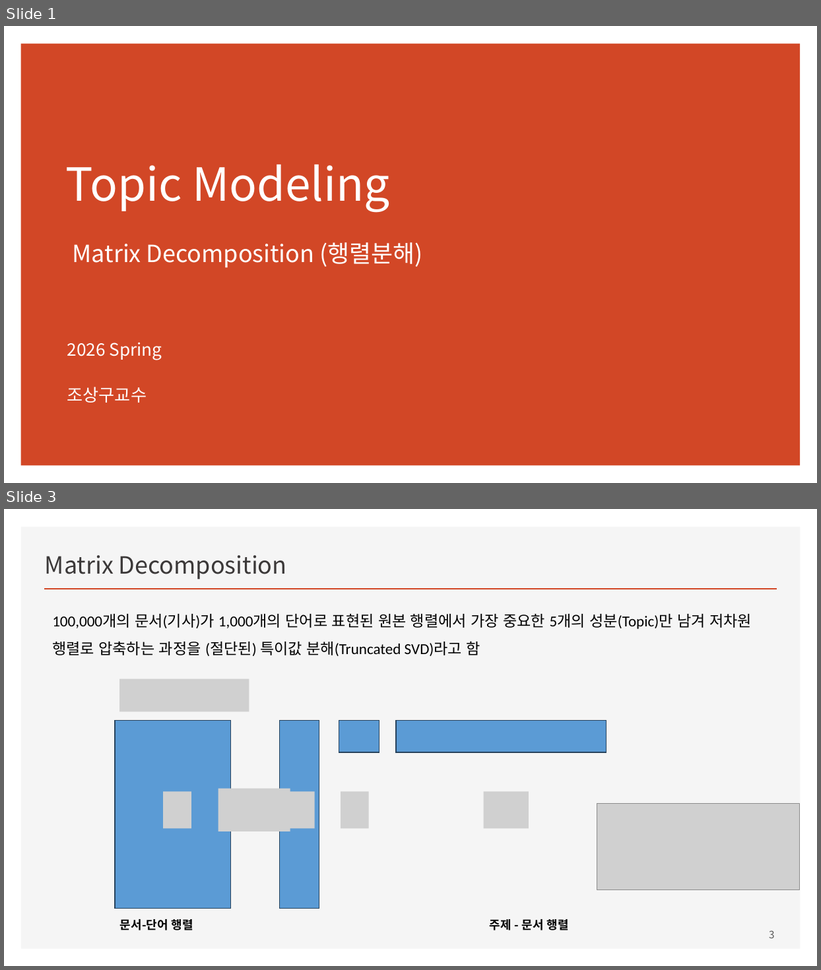
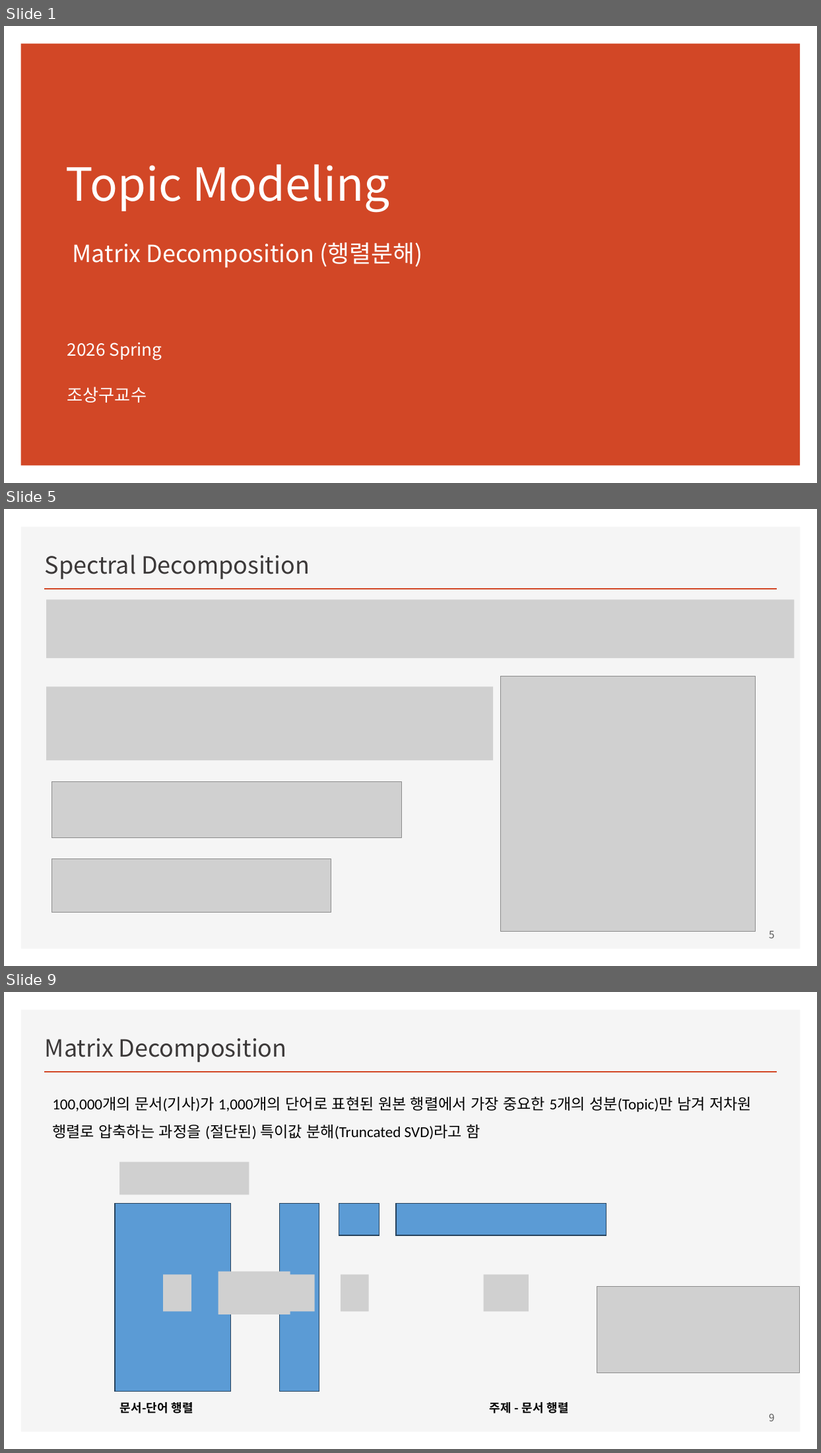
Before and after one commit to ancestor9/mathematics-for-machine-learning, a slide deck: Linear_Algebra/w9_Topic Modeling.pptx. Shown one above the other, each under a label of ours: slides 1 and 3 before the commit, slides 1, 5 and 9 after it; the slides between them are not shown. The pictures are 821x970 and 821x1453 pixels, drawn with LibreOffice and Linux fonts; fonts in the diff are those of the drawing; grey boxes stand for pictures. Boxes give left, top, right and bottom in pixels: in the first picture for what was removed or moved away, otherwise in the second. Text is boxed around its words. In the diff, an @@ line names an element or a change of style, - is before the commit and + after.

```diff
--- a/Linear_Algebra/w9_Topic Modeling.pptx
+++ b/Linear_Algebra/w9_Topic Modeling.pptx
@@ slide 5 added at (x1=4, y1=509, x2=817, y2=966), background #FFFFFF; not listed: 2 template elements that a slide beside it also shows @@
@@ title added at (x1=45, y1=555, x2=310, y2=580), 28 pt, text #3B3838 @@
+Spectral Decomposition
@@ picture added at (x1=46, y1=600, x2=794, y2=658) @@
@@ picture added at (x1=46, y1=687, x2=493, y2=760) @@
@@ picture added at (x1=500, y1=676, x2=756, y2=931) @@
@@ picture added at (x1=52, y1=782, x2=402, y2=838) @@
@@ picture added at (x1=52, y1=859, x2=331, y2=913) @@
@@ page number added at (x1=769, y1=931, x2=775, y2=939), 12 pt, text #595959 @@
+5
@@ what was slide 3 is now slide 9 @@
@@ page number at (x1=769, y1=1414, x2=775, y2=1422): text changed @@
-3
+9
```
Also in this commit, not shown: 7 slides changed, 5 other slides added.
